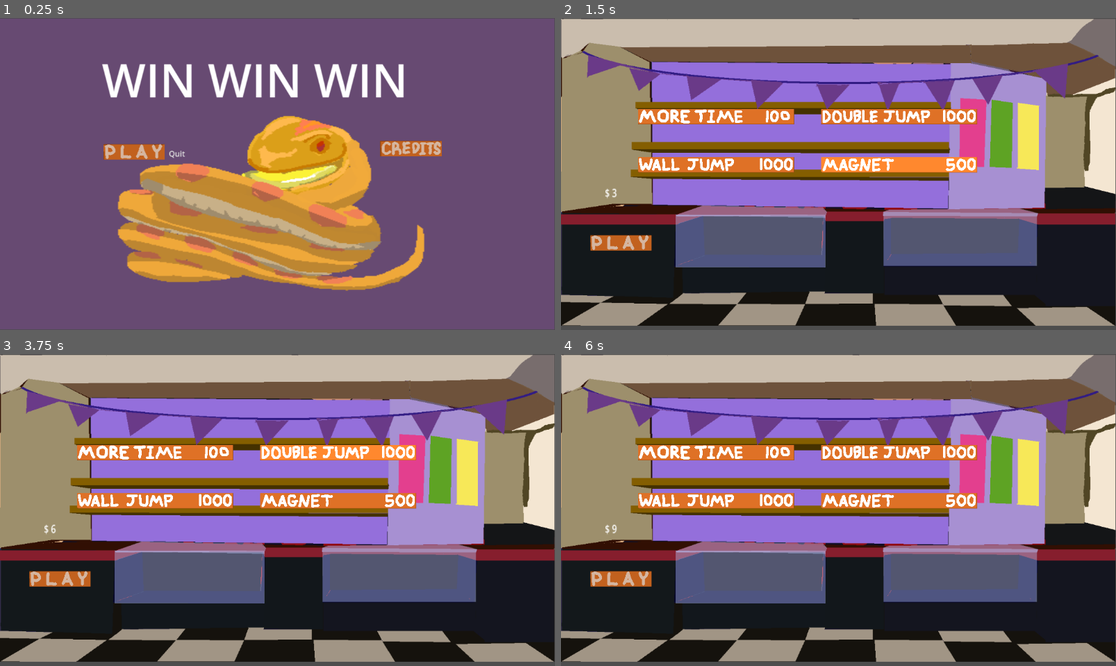
Above: before the commit, frames 1-4 (two rows, left to right).
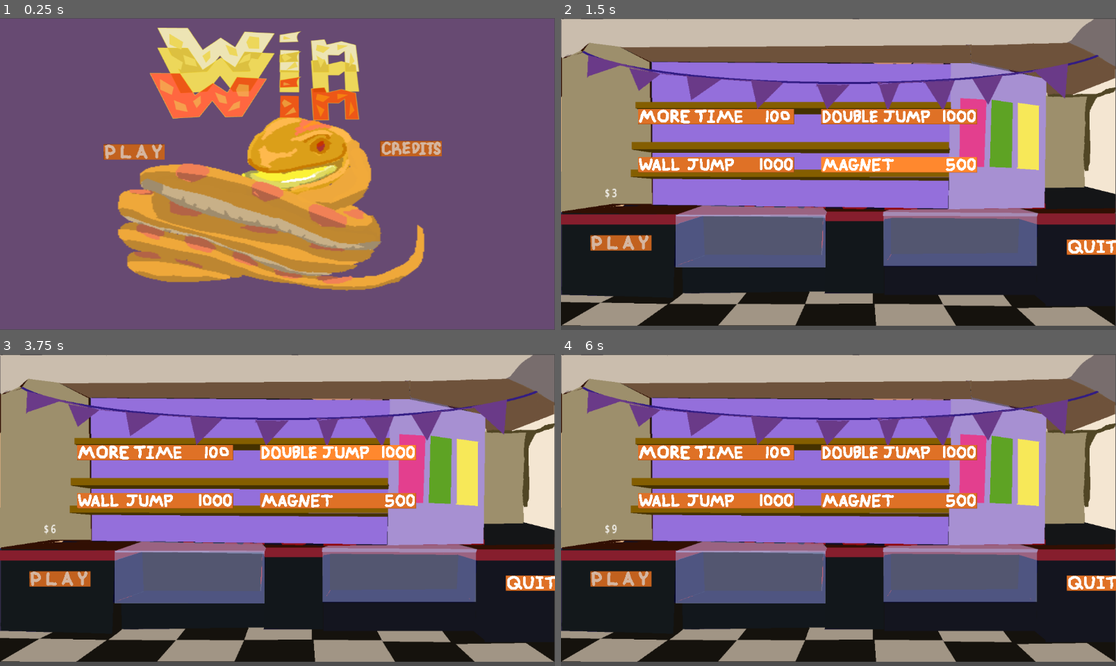
Above: after the commit, the same moments.

Repository: tgruenewald/LD58
Game: Godot game, scene res://scenes/main_menu.tscn
Same seed, same stepped clock (60 frames per second), same inputs: the game is played once before the commit and once after it.
Inputs (mouse positions are in pixels of both pictures, inside the frame that each line leads up to):
- Up to frame 1 (0.25 s): no input
- Up to frame 2 (1.5 s): click (694, 155) at 0.5 s; tap Enter (ui_accept) at 1.25 s; move the mouse to (960, 158) at 1.27 s; hold D (move_right) from 1.28 s (still down); hold Z from 1.28 s (still down); click (960, 158) at 1.42 s
- Up to frame 3 (3.75 s): tap Space (jump) at 1.52, 1.55, 1.82 s; release D (move_right) at 2 s; release Z at 2 s; click (61, 581) at 2 s; drag from (166, 525) to (266, 485) at 2.77 s; move the mouse to (333, 441) at 3.52 s; hold A (move_left) from 3.53 s (still down); hold Z from 3.53 s (still down)
- Up to frame 4 (6 s): tap Space (jump) at 3.8 s; release A (move_left) at 4.25 s; release Z at 4.25 s; click (622, 581) at 4.25 s; drag from (810, 572) to (871, 485) at 5.02 s; move the mouse to (1005, 556) at 5.77 s; hold D (move_right) from 5.78 s (still down); hold Z from 5.78 s (still down)

The runs differ from the first frame. In frame 1, 8.4% of the frame differs, in the area x 18-73%, y 3-45%; in frame 2, 0.5%; in frame 3, 0.5%; in frame 4, 0.5%.

Commit message:
title png added and quit button wired up

Diff:
--- a/Scripts/shop.gd
+++ b/Scripts/shop.gd
@@ -6,6 +6,7 @@
 @onready var doubleJump: TextureButton = $CanvasLayer/ColorRect3/MarginContainer/DoubleJump
 @onready var wallJump: TextureButton = $CanvasLayer/ColorRect4/MarginContainer/WallJump
 @onready var magnet: TextureButton = $CanvasLayer/ColorRect5/MarginContainer/Magnet
+@onready var quit: TextureButton = $CanvasLayer/ColorRect6/MarginContainer/Quit
 @onready var background: Sprite2D = $CanvasLayer/Sprite2D
 @onready var canvasLayer: CanvasLayer = $CanvasLayer
 
@@ -57,6 +58,11 @@
 		magnet.modulate = Color(1.2, 1.2, 1.2, 1)
 	else:
 		magnet.modulate = Color(1, 1, 1, 1)
+
+	if quit.is_hovered():
+		quit.modulate = Color(1.2, 1.2, 1.2, 1)
+	else:
+		quit.modulate = Color(1, 1, 1, 1)
 
 
 func _on_play_pressed() -> void:
@@ -137,3 +143,15 @@
 	audio_player.queue_free()
 
 	print("Web audio context enabled")
+
+func _on_quit_pressed() -> void:
+	# Reset game state
+	Master.wallet = 0
+	Master.timeAdd = 0
+	Master.jumpAdd = 0
+	Master.wallJump = false
+	Master.magnet = 0
+	print("Game reset! Returning to main menu...")
+	# Go back to title screen
+	get_tree().change_scene_to_file("res://scenes/main_menu.tscn")
+	pass # Replace with function body.
--- a/scenes/main_menu.tscn
+++ b/scenes/main_menu.tscn
@@ -6,6 +6,7 @@
 [ext_resource type="Texture2D" uid="uid://bl16w20ytbyaw" path="res://Sprites/snekplay - sel.png" id="3_rtw2f"]
 [ext_resource type="Texture2D" uid="uid://cmcuahn5x3wes" path="res://Sprites/credits2.png" id="4_oa1go"]
 [ext_resource type="Texture2D" uid="uid://bh32n1u3etig1" path="res://Sprites/credits1.png" id="5_tbmy8"]
+[ext_resource type="Texture2D" uid="uid://v11ycmv8wvlv" path="res://Sprites/winwinwin_title.png" id="6_title"]
 
 [node name="MainMenu" type="Node2D"]
 script = ExtResource("1_rtw2f")
@@ -17,15 +18,10 @@
 
 [node name="Camera2D" type="Camera2D" parent="Sprite2D"]
 
-[node name="TitleLabel" type="Label" parent="."]
-offset_left = -700.0
-offset_top = -400.0
-offset_right = -560.0
-offset_bottom = -360.0
-theme_override_font_sizes/font_size = 96
-text = "WIN WIN WIN"
-horizontal_alignment = 1
-vertical_alignment = 1
+[node name="TitleImage" type="Sprite2D" parent="."]
+position = Vector2(-368, -333)
+scale = Vector2(0.921296, 0.648148)
+texture = ExtResource("6_title")
 
 [node name="ColorRect" type="ColorRect" parent="."]
 offset_left = -696.0
@@ -43,11 +39,6 @@
 layout_mode = 2
 texture_normal = ExtResource("2_8ln24")
 texture_hover = ExtResource("3_rtw2f")
-
-[node name="Quit" type="MenuButton" parent="ColorRect/HBoxContainer"]
-layout_mode = 2
-text = "Quit
-"
 
 [node name="ColorRect2" type="ColorRect" parent="."]
 offset_left = -122.0
--- a/scenes/shop.tscn
+++ b/scenes/shop.tscn
@@ -8,6 +8,7 @@
 [ext_resource type="Texture2D" uid="uid://bx37xnath43m2" path="res://Sprites/Magnet.png" id="6_magnet"]
 [ext_resource type="Texture2D" uid="uid://byx8y1bbltobr" path="res://Sprites/Wall_Jump.png" id="7_walljump"]
 [ext_resource type="Texture2D" uid="uid://cfoyvslnx0na6" path="res://Sprites/More_Time_Sprite.png" id="8_moretime"]
+[ext_resource type="Texture2D" uid="uid://d4fxhdx62lmdb" path="res://Sprites/Quit.png" id="9_quit"]
 
 [node name="Shop" type="Node2D"]
 script = ExtResource("1_xfvoa")
@@ -117,6 +118,24 @@
 texture_hover = ExtResource("6_magnet")
 stretch_mode = 5
 
+[node name="ColorRect6" type="ColorRect" parent="CanvasLayer"]
+offset_left = 1050.0
+offset_top = 451.0
+offset_right = 1161.0
+offset_bottom = 491.0
+color = Color(1, 1, 1, 0)
+
+[node name="MarginContainer" type="MarginContainer" parent="CanvasLayer/ColorRect6"]
+layout_mode = 0
+offset_right = 50.0
+offset_bottom = 50.0
+
+[node name="Quit" type="TextureButton" parent="CanvasLayer/ColorRect6/MarginContainer"]
+layout_mode = 2
+texture_normal = ExtResource("9_quit")
+texture_hover = ExtResource("9_quit")
+stretch_mode = 5
+
 [node name="Camera2D" type="Camera2D" parent="."]
 
 [connection signal="pressed" from="CanvasLayer/ColorRect/MarginContainer/Play" to="." method="_on_play_pressed"]
@@ -124,3 +143,4 @@
 [connection signal="pressed" from="CanvasLayer/ColorRect3/MarginContainer/DoubleJump" to="." method="_on_double_jump_pressed"]
 [connection signal="pressed" from="CanvasLayer/ColorRect4/MarginContainer/WallJump" to="." method="_on_wall_jump_pressed"]
 [connection signal="pressed" from="CanvasLayer/ColorRect5/MarginContainer/Magnet" to="." method="_on_magnet_pressed"]
+[connection signal="pressed" from="CanvasLayer/ColorRect6/MarginContainer/Quit" to="." method="_on_quit_pressed"]
Binary file added: Sprites/winwinwin_title.png
Not shown, added: Sprites/winwinwin_title.png.import
Not shown: 1 places in scenes/main_menu.tscn that only renumber resources
Not shown: 1 places in scenes/shop.tscn that only renumber resources
